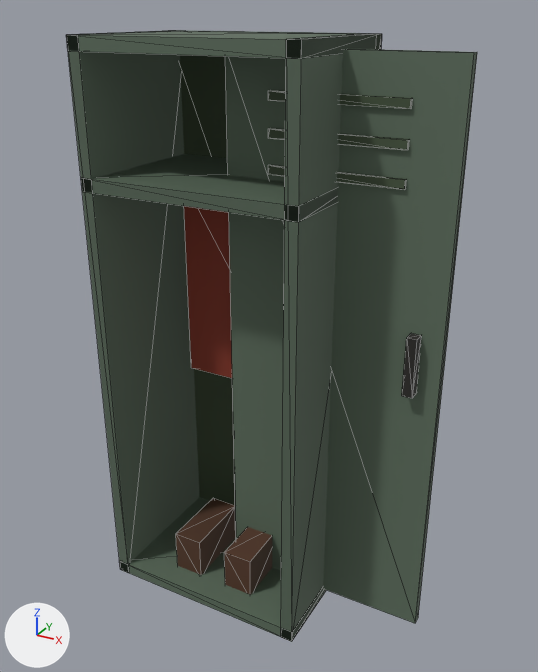
What one commit did to the glTF model survival/public/models/locker.glb.
Rendered twice from a camera (50 mm lens) standing at (1.156, -1.868, 1.864) and looking at (0.141, -0.023, 0.941). Lighting does not change. The marker at lower left points along +X, +Y and +Z. The older version comes first. Mesh edges are drawn as thin lines. Vertices at exactly the same position are counted once.

The first picture shows 'locker', 'locker-door'.
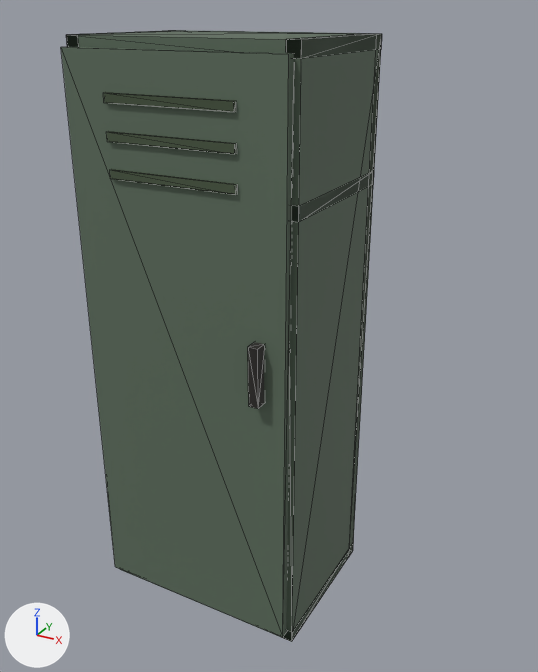
Patch to the scene script:
```diff
--- a/survival/public/models/locker.glb.py
+++ b/survival/public/models/locker.glb.py
@@ me_locker_door @@
 # used by ob_locker_door; location = (-0.35, -0.26, 0.0)
-me_locker_door.from_pydata(...)  # 40 vertices, 60 faces; spans x 0.35..1.03, y 0.21..0.27, z 0.03..1.77
+me_locker_door.from_pydata(...)  # 40 vertices, 60 faces; spans x 0.0..0.68, y -0.05..0.01, z 0.03..1.77
+# me_locker_door part 1: the whole mesh is moved by (-0.35, -0.26, 0.0)
 me_locker_door.materials.append(mat_metal)
```

Where the change shows, as pixel boxes [x1, y1, x2, y2] in the pictures (538 x 672 px):
'locker-door', moved: before [225, 49, 477, 623]; after [61, 47, 294, 637]
